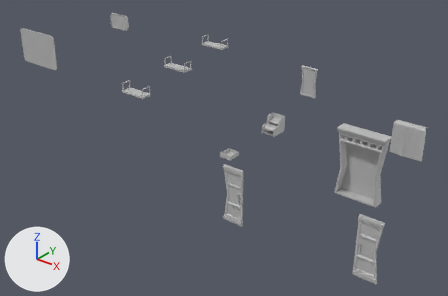
The FBX model Assets/04_Models/Chambre_Fille/Armoire_Miroir_Cadre_Nuit_Etagere.fbx as it was, and as the next commit left it.
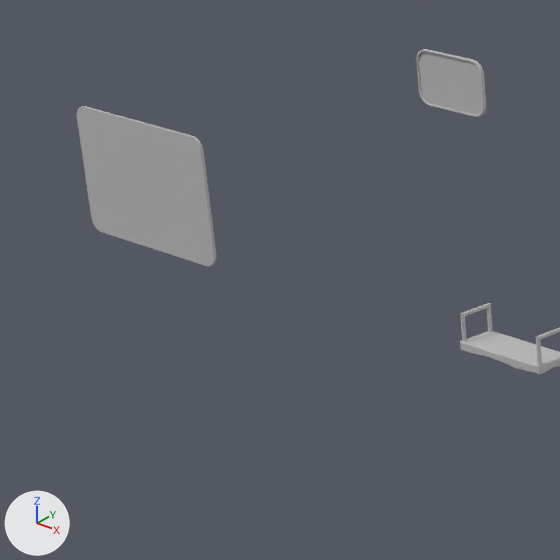
The first picture shows the older version from a 50 mm camera at (10.95, -17.9, 8.09) aimed at (0.12, -4.37, -0.3). The close-ups show both versions on the part from 0% to 33% of the width and 0% to 50% of the height of that picture. Arrows for +X, +Y and +Z are at lower left; the lights stay in place. Where no turn or scale is listed for an object, it has been applied to the vertices.

Script lines for the objects in view, before the commit:
```python
me_mesh = bpy.data.meshes.new('Mesh')
me_mesh.from_pydata(...)  # 48 vertices, 46 faces; spans x -0.97..0.97, y -0.02..0.02, z 0.84..2.11
me_mesh.materials.append(mat_lambert1)  # grey #bcbcbc
me_mesh_001 = bpy.data.meshes.new('Mesh.001')
me_mesh_001.from_pydata(...)  # 120 vertices, 118 faces; spans x -0.517..0.517, y -0.048..0.0, z 1.371..1.986
me_mesh_001.materials.append(mat_lambert1)  # grey #bcbcbc
me_mesh_008 = bpy.data.meshes.new('Mesh.008')
me_mesh_008.from_pydata(...)  # 127 vertices, 123 faces; spans x -0.477..0.477, y -0.184..0.184, z 0.905..1.241
me_mesh_008.materials.append(mat_lambert1)  # grey #bcbcbc
ob_cadre1 = bpy.data.objects.new('Cadre1', me_mesh_001)
ob_cadre1.location = (-8.0, -1.0, 0.0)
ob_cadre_mots = bpy.data.objects.new('Cadre_Mots', me_mesh)
ob_cadre_mots.location = (-8.0, -5.0, 0.0)
ob_etagere_3 = bpy.data.objects.new('Etagere_3', me_mesh_008)
ob_etagere_3.location = (-3.0, -5.0, 0.0)
```
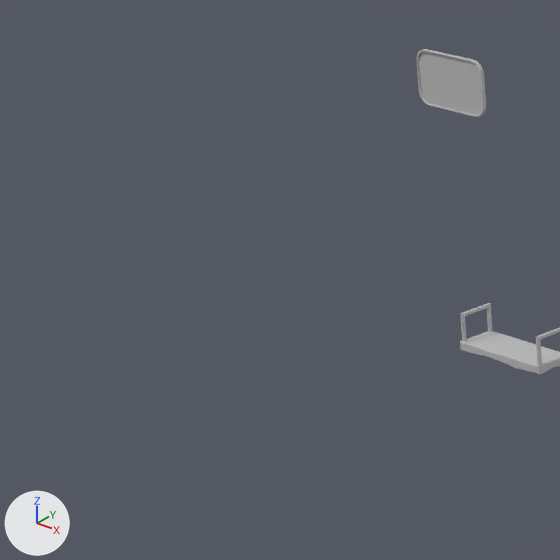
Pixel boxes (x1, y1, x2, y2) of what changed, in the close-ups (560 x 560 px):
'Cadre_Mots', deleted
    before: (77, 106, 216, 266)

The change in detail:
Object 'Cadre_Mots' (ob_cadre_mots) is deleted.
